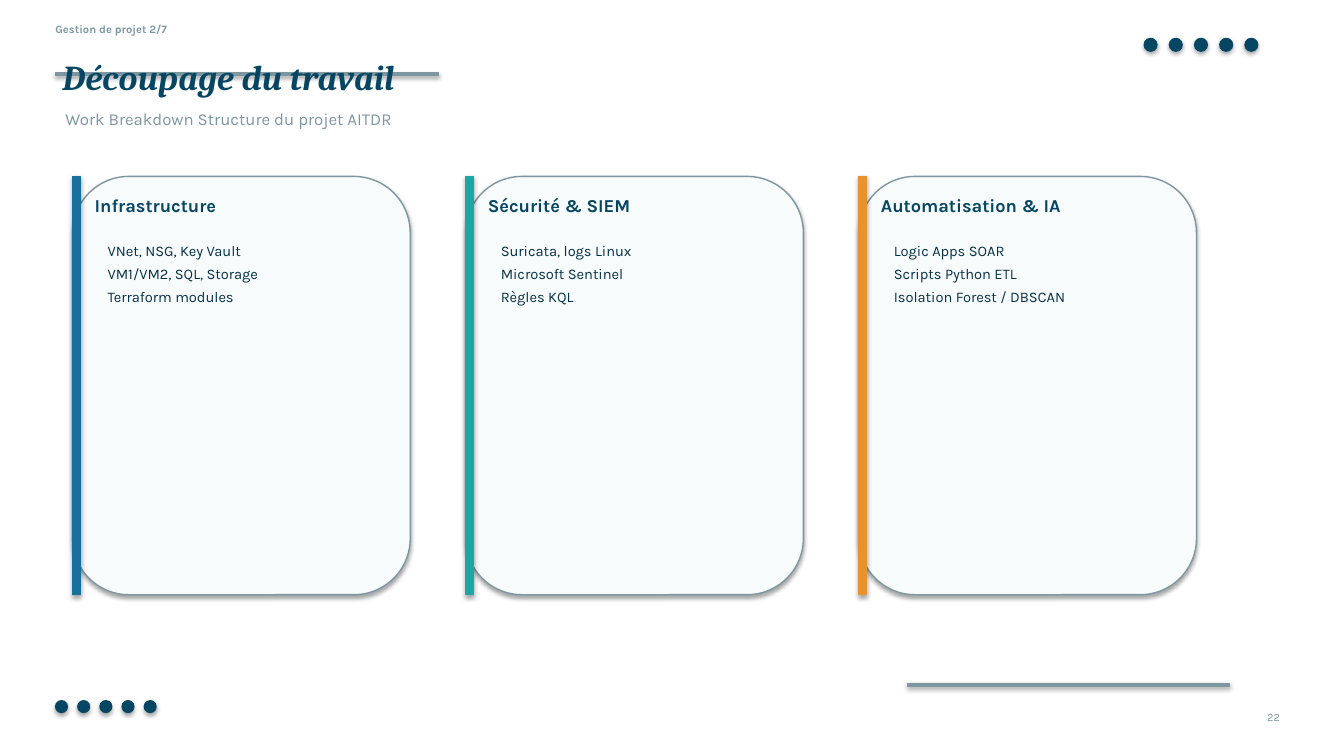
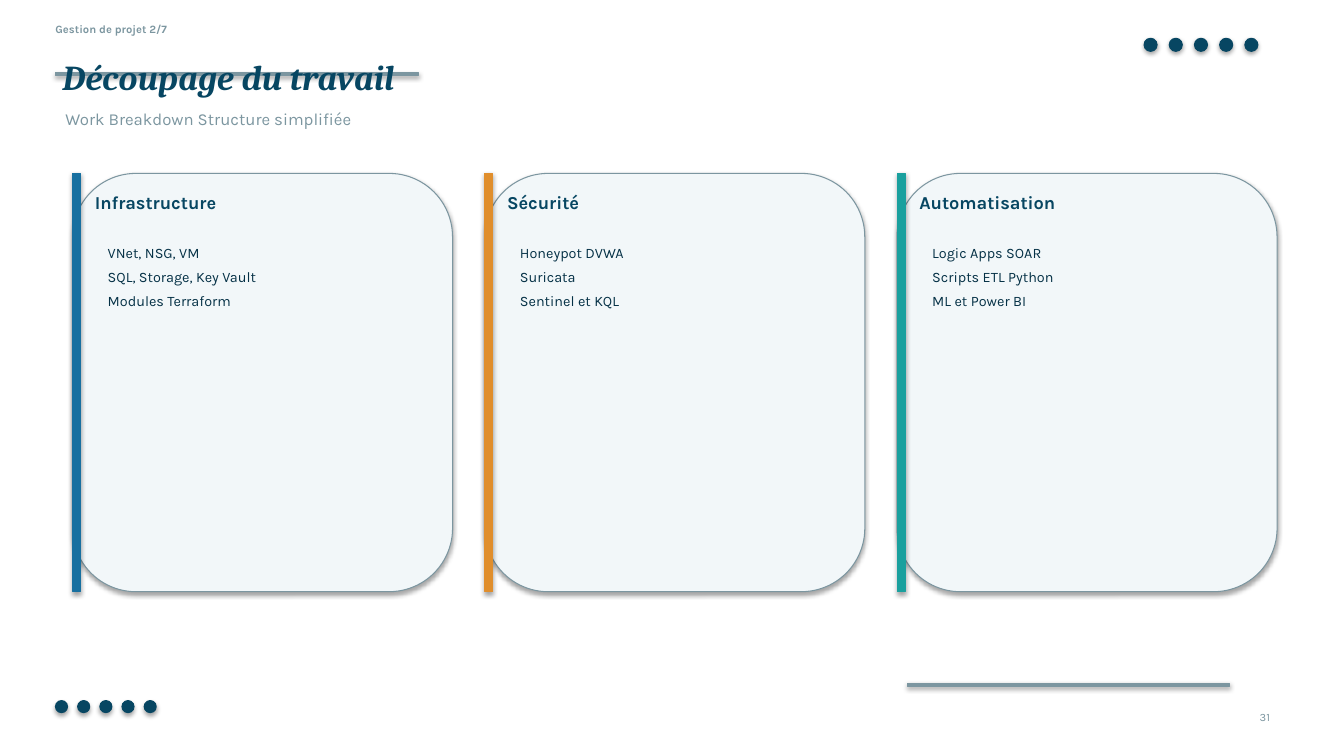
Before and after one commit to slayqueearikma-beep/test, a slide deck: slide 31 of presentation/AITDR_completed_after_slide_13.pptx (slide 22 before the commit). Drawn at 1344x756 pixels with LibreOffice and Linux fonts; fonts in the diff are those of the drawing. Boxes give left, top, right and bottom in pixels: in the first picture for what was removed or moved away, otherwise in the second. Text is boxed around its words. In the diff, an @@ line names an element or a change of style, - is before the commit and + after.

```diff
--- a/presentation/AITDR_completed_after_slide_13.pptx
+++ b/presentation/AITDR_completed_after_slide_13.pptx
@@ rectangle resized from (x1=55, y1=73, x2=439, y2=76) to (x1=55, y1=73, x2=418, y2=76) @@
@@ rectangle at (x1=55, y1=73, x2=418, y2=76): fill #7D97A1 to #7C96A0; outline #7D97A1 0.75 pt to #7C96A0 0.75 pt @@
@@ text at (x1=65, y1=112, x2=351, y2=129): text changed; text colour #7D97A1 to #7C96A0 @@
-Work Breakdown Structure du projet AITDR
+Work Breakdown Structure simplifiée
@@ rectangle at (x1=73, y1=173, x2=81, y2=592): fill #176F9B to #1870A0; outline #176F9B 0.75 pt to #1870A0 0.75 pt @@
@@ rounded rectangle resized from (x1=73, y1=176, x2=410, y2=595) to (x1=73, y1=173, x2=453, y2=592) @@
@@ rectangle moved from (x1=466, y1=176, x2=474, y2=595) to (x1=485, y1=173, x2=493, y2=592) @@
@@ rectangle at (x1=485, y1=173, x2=493, y2=592): fill #1DA7A4 to #E08E2C; outline #1DA7A4 0.75 pt to #E08E2C 0.75 pt @@
@@ rounded rectangle resized from (x1=466, y1=176, x2=804, y2=595) to (x1=485, y1=173, x2=865, y2=592) @@
@@ fill #F8FBFC to #F2F7F9; outline #7D97A1 1 pt to #7C96A0 0.75 pt in 3 elements at (x1=73, y1=173, x2=453, y2=592), (x1=485, y1=173, x2=865, y2=592), (x1=897, y1=173, x2=1277, y2=592) @@
@@ rectangle moved from (x1=859, y1=176, x2=867, y2=595) to (x1=897, y1=173, x2=905, y2=592) @@
@@ rectangle at (x1=897, y1=173, x2=905, y2=592): fill #E6932D to #1AA09E; outline #E6932D 0.75 pt to #1AA09E 0.75 pt @@
@@ rounded rectangle resized from (x1=859, y1=176, x2=1197, y2=595) to (x1=897, y1=173, x2=1277, y2=592) @@
@@ text at (x1=507, y1=195, x2=579, y2=210): text changed @@
-Sécurité & SIEM
+Sécurité
@@ text at (x1=919, y1=196, x2=1055, y2=210): text changed @@
-Automatisation & IA
+Automatisation
@@ text "Logic Apps SOAR" moved from (x1=894, y1=246, x2=1065, y2=302) to (x1=932, y1=248, x2=1053, y2=306) @@
@@ text at (x1=108, y1=249, x2=256, y2=306): text changed; size 10.5 to 10.3 pt @@
-VNet, NSG, Key Vault
-VM1/VM2, SQL, Storage
-Terraform modules
+VNet, NSG, VM
+SQL, Storage, Key Vault
+Modules Terraform
@@ text at (x1=520, y1=249, x2=623, y2=309): text changed; size 10.5 to 10.3 pt @@
-Suricata, logs Linux
-Microsoft Sentinel
-Règles KQL
+Honeypot DVWA
+Suricata
+Sentinel et KQL
@@ text at (x1=932, y1=248, x2=1041, y2=262): size 10.5 to 10.3 pt in "Logic Apps SOAR"; more space between paragraphs @@
@@ text at (x1=932, y1=272, x2=1053, y2=306): text changed; size 10.5 to 10.3 pt @@
-Scripts Python ETL
-Isolation Forest / DBSCAN
+Scripts ETL Python
+ML et Power BI
@@ text at (x1=1260, y1=714, x2=1270, y2=721): text changed; text colour #7D97A1 to #7C96A0 @@
-22
+31
```
Also in this commit, not shown: 12 other slides changed, 25 slides added, 14 slides removed.
